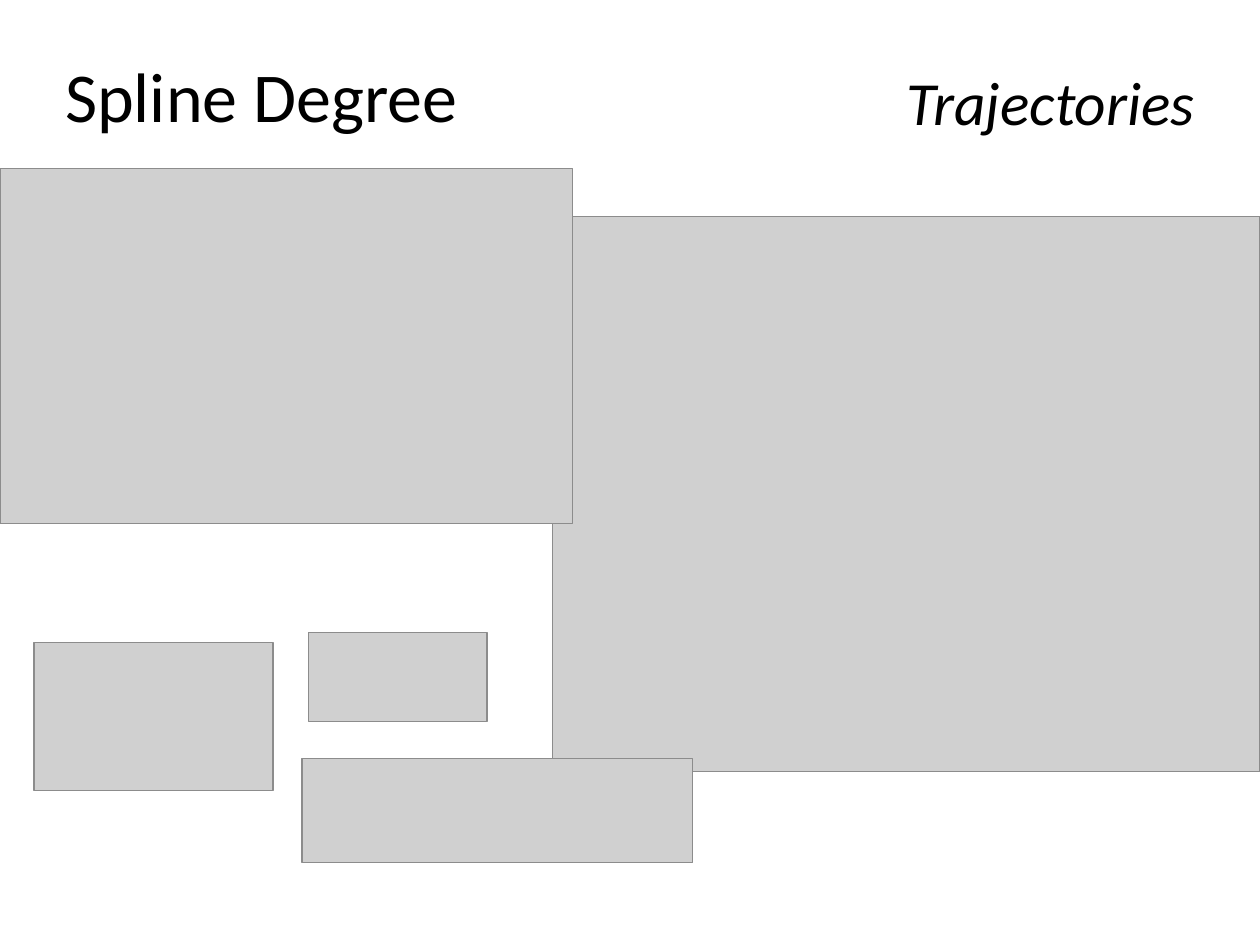
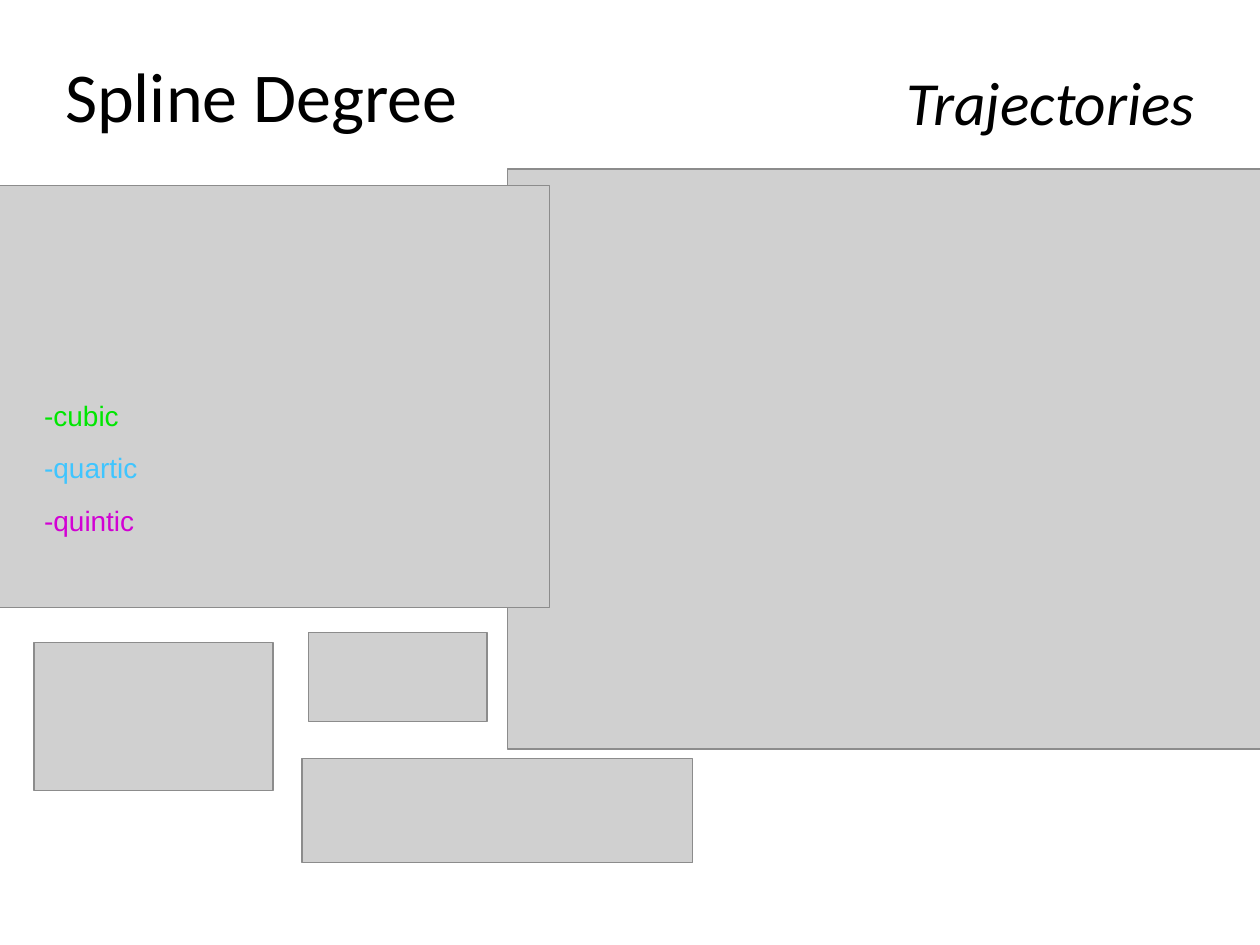
Before and after one commit to skye-HMI/BA-HMI, a slide deck: slide 10 of powerpoint/final_presentation.pptx (slide 8 before the commit). Drawn at 1260x945 pixels with LibreOffice and Linux fonts; fonts in the diff are those of the drawing; grey boxes stand for pictures; background and template pictures are left out. Boxes give left, top, right and bottom in pixels: in the first picture for what was removed or moved away, otherwise in the second. Text is boxed around its words. In the diff, an @@ line names an element or a change of style, - is before the commit and + after.

```diff
--- a/powerpoint/final_presentation.pptx
+++ b/powerpoint/final_presentation.pptx
@@ picture: place and size @@
-picture at box(552, 217, 1260, 772)
+picture at box(508, 169, 1260, 748)
@@ picture: place and size @@
-picture at box(0, 169, 573, 524)
+picture at box(0, 185, 549, 607)
@@ text added at box(44, 405, 137, 536), 16 pt, text #3FC5FF @@
+-cubic
+-quartic
+-quintic
```
Also in this commit, not shown: 2 other slides changed, 2 slides added.
